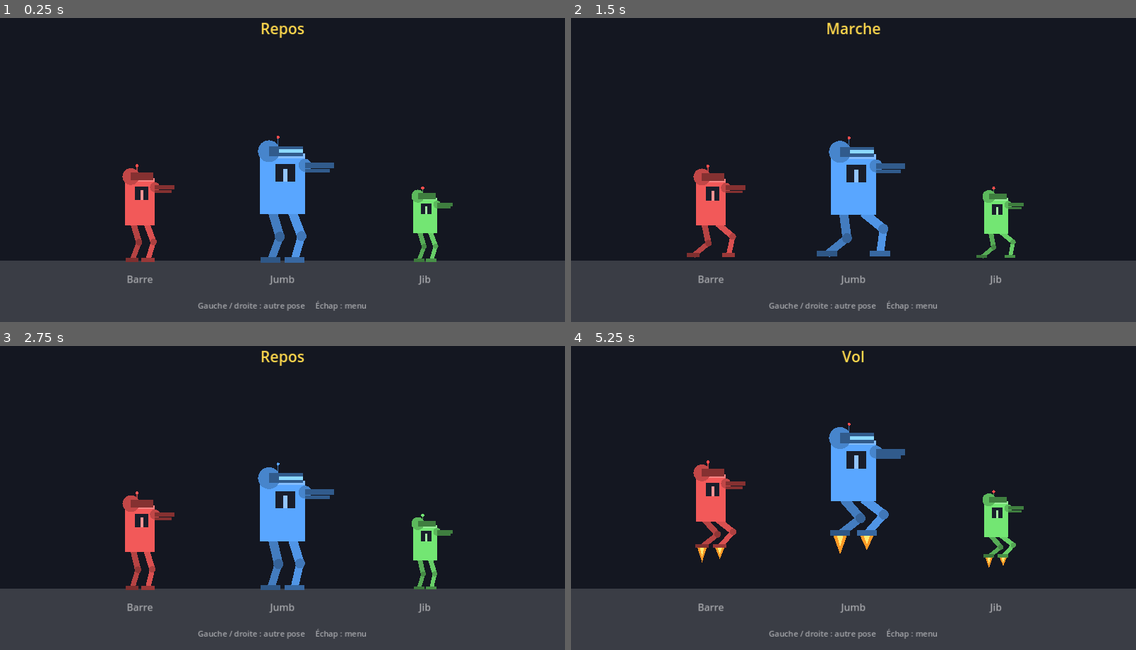
Above: before the commit, frames 1-4 (two rows, left to right).
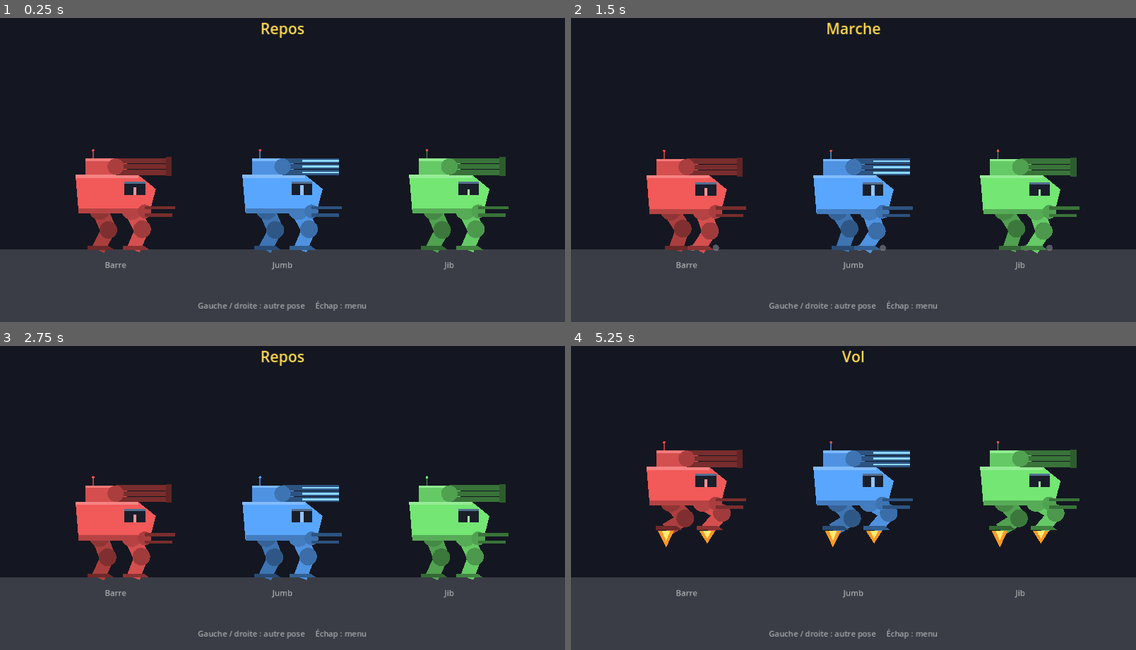
Above: after the commit, the same moments.

Repository: BBStain/jvtest
Game: Godot game, scene res://scenes/mecha_vitrine.tscn
The game is run twice, just before and just after one commit, with the same random seed, the same clock (stepped at 60 frames per second) and the same inputs. This scene is started directly instead of the project's main scene.
Inputs (mouse positions are in pixels of both pictures, inside the frame that each line leads up to):
- Up to frame 1 (0.25 s): no input
- Up to frame 2 (1.5 s): tap Enter at 0.5 s; move the mouse to (977, 148) at 0.52 s; hold Right (ui_right) 0.53-1.25 s; tap Delete at 0.6 s; click (977, 148) at 0.67 s; tap Space at 0.77 s; drag from (740, 179) to (825, 227) at 1.27 s
- Up to frame 3 (2.75 s): move the mouse to (339, 422) at 2.02 s; hold Left (ui_left) from 2.03 s (still down); tap R at 2.1 s
- Up to frame 4 (5.25 s): release Left (ui_left) at 2.75 s; drag from (825, 555) to (684, 443) at 2.77 s; move the mouse to (1023, 537) at 3.52 s; hold Right (ui_right) 3.53-4.25 s; tap C at 3.6 s; tap Space at 3.77 s; drag from (684, 443) to (768, 412) at 4.27 s; move the mouse to (881, 491) at 5.02 s; hold Right (ui_right) from 5.03 s (still down); tap Z at 5.1 s; click (881, 491) at 5.17 s

The runs differ from the first frame. In frame 1, 14% of the frame differs, in the area x 0-100%, y 38-88%; in frame 2, 14%; in frame 3, 14%; in frame 4, 15%, in the area x 0-100%, y 25-88%.

Commit message:
Mecha : un seul modèle pour tous, gros et lourd, tourelle à trois canons (style Juggernaut)
Co-Authored-By: Claude Opus 5.5 (1M context) <noreply@anthropic.com>
Claude-Session: https://claude.ai/code/session_01W7Y8qNSNXozGVHzTq9QEt7

Diff:
--- a/scripts/ville/mecha_showroom.gd
+++ b/scripts/ville/mecha_showroom.gd
@@ -1,7 +1,7 @@
 class_name MechaShowroom
 extends Node2D
-## La vitrine des mechas (étape 4 du plan : leur design). Les trois mechas (Barre, Jumb, Jib) côte à
-## côte font la même pose ; elle change toute seule toutes les POSE_TIME secondes.
+## La vitrine des mechas (étape 4 du plan : leur design). Le même mecha piloté par Barre, Jumb et Jib,
+## côte à côte, fait la même pose ; elle change toute seule toutes les POSE_TIME secondes.
 ## Gauche / droite (ou les flèches) : pose précédente / suivante. Échap ou B : retour au menu.
 ## Pour l'ouvrir : https://bbstain.github.io/jvtest/?vitrine
 
@@ -34,14 +34,14 @@
 	add_child(background)
 	var ground := ColorRect.new()
 	ground.color = Color("#3a3d45")
-	ground.position = Vector2(-1000, 0)
-	ground.size = Vector2(2000, 200)
+	ground.position = Vector2(-2000, 0)
+	ground.size = Vector2(4000, 400)
 	add_child(ground)
 	for i in GameSetup.CHARACTERS.size():
 		var mecha := MechaVisual.new()
 		mecha.stats = load(GameSetup.CHARACTERS[i]) as CharacterStats
 		mecha.color = Game.PLAYER_COLORS[i]
-		mecha.position = Vector2((i - 1) * 380.0, 0.0)
+		mecha.position = Vector2((i - 1) * 540.0, 0.0)
 		mecha.heavy_weapon = "laser" if i == 1 else "roquette"
 		add_child(mecha)
 		mechas.append(mecha)
@@ -51,8 +51,8 @@
 		name_label.horizontal_alignment = HORIZONTAL_ALIGNMENT_CENTER
 		add_child(name_label)
 	var camera := Camera2D.new()
-	camera.position = Vector2(0, -260)
-	camera.zoom = Vector2.ONE * 0.85
+	camera.position = Vector2(0, -280)
+	camera.zoom = Vector2.ONE * 0.7
 	add_child(camera)
 	camera.make_current()
 	var hud := CanvasLayer.new()
--- a/scripts/ville/mecha_visual.gd
+++ b/scripts/ville/mecha_visual.gd
@@ -1,21 +1,27 @@
 class_name MechaVisual
 extends Node2D
 ## Le dessin du mecha de la Ville (étape 4 du plan : son design, pas encore jouable).
-## Un mecha bipède 4 fois plus grand que son pilote : un corps dans la couleur du joueur, un cockpit
-## où l'on voit le pilote, deux jambes articulées, une arme de chaque côté qui vise (la rafale sur
-## l'épaule de devant, l'arme lourde posée sur celle de derrière) et des réacteurs sous les pieds.
+## Le même mecha pour tout le monde, inspiré du Juggernaut de Command & Conquer 3 : une grosse coque
+## blindée dans la couleur du joueur, posée sur deux jambes épaisses, avec une tourelle à TROIS
+## canons sur le dos (l'arme lourde : roquettes ou laser) et une petite mitrailleuse sous le nez (la
+## rafale). On voit le pilote dans la vitre du cockpit. Des réacteurs sous les pieds pour voler.
+## Gros et lourd mais vif : des pas rapides, et chaque pied écrase le sol (le corps s'enfonce, poussière).
 ## Tout est dessiné avec des formes simples (une forme + une couleur par chose).
 ## La position du nœud est entre les deux pieds, au sol.
 
 enum Pose { IDLE, WALK, FLY, SHOOT, HEAVY, WORN, LAND, EXPLODE }
 
-const SCALE := 4.0                    ## le mecha fait 4 fois la taille de son pilote
+const SIZE := Vector2(260, 330)       ## largeur de la coque, hauteur totale (pieds au sommet de la tourelle)
 const LAND_TIME := 0.7                ## chute du ciel...
 const SHOCKWAVE_TIME := 0.5           ## ... puis onde de choc
 const SHOCKWAVE_RADIUS := 300.0
 const EXPLODE_TIME := 1.2
-
-var stats: CharacterStats
+const HEAVY_CYCLE := 1.6              ## pose « tir lourd » : charge 1 s puis les 3 canons tirent l'un après l'autre
+const HEAVY_CHARGE := 1.0
+const BARRELS := 3
+const STEP_SPEED := 6.5              ## vitesse des pas (marche)
+
+var stats: CharacterStats             ## le pilote (sa taille dans le cockpit)
 var color := Color(0.95, 0.35, 0.35)
 var pose := Pose.IDLE
 var facing := 1.0                     ## 1 = regarde à droite
@@ -26,10 +32,9 @@
 var _time := 0.0
 
 
-## Largeur et hauteur du mecha (pieds compris), d'après la taille de son pilote.
+## Largeur et hauteur du mecha (pieds compris) : la même pour tous les pilotes.
 func mecha_size() -> Vector2:
-	var body := stats.body_size if stats != null else Vector2(20, 60)
-	return body * SCALE
+	return SIZE
 
 
 func set_pose(value: Pose) -> void:
@@ -44,9 +49,8 @@
 
 
 func _draw() -> void:
-	var s := mecha_size()
-	var w := s.x
-	var h := s.y
+	var w := SIZE.x
+	var h := SIZE.y
 	if pose == Pose.EXPLODE:
 		_draw_explosion(w, h)
 		return
@@ -58,8 +62,11 @@
 		Pose.IDLE, Pose.SHOOT, Pose.HEAVY, Pose.WORN:
 			bob = sin(_time * 2.0) * h * 0.008
 		Pose.WALK:
-			stride = sin(_time * 5.0)
-			bob = absf(cos(_time * 5.0)) * h * 0.025
+			stride = sin(_time * STEP_SPEED)
+			# Juste après chaque pas, le corps s'enfonce d'un coup puis remonte : ça pèse lourd
+			var since_step := fmod(_time * STEP_SPEED, PI) / PI
+			bob = h * 0.04 * maxf(0.0, 1.0 - since_step * 4.0) - h * 0.015
+			_draw_stomp(since_step, -signf(stride) * facing * w * 0.22)
 		Pose.FLY:
 			lift = h * 0.35 + sin(_time * 3.0) * h * 0.03
 			tuck = 0.6
@@ -69,46 +76,53 @@
 			tuck = 0.4 * (1.0 - k)
 			if pose_time >= LAND_TIME:
 				_draw_shockwave(pose_time - LAND_TIME)
-				bob = -h * 0.04 * maxf(0.0, 1.0 - (pose_time - LAND_TIME) * 5.0)  # s'écrase un peu
-	var hip_y := -h * 0.42 - lift + bob
+				bob = -h * 0.05 * maxf(0.0, 1.0 - (pose_time - LAND_TIME) * 5.0)  # s'écrase un peu
+	var hip_y := -h * 0.4 - lift + bob
 	var body := color.darkened(wear * 0.35)
-	# Les jambes (celle de derrière plus sombre), avec la flamme des réacteurs en vol
+	# Les jambes, épaisses (celle de derrière plus sombre), avec la flamme des réacteurs en vol
 	for side: float in [-1.0, 1.0]:
 		var phase := stride * side
-		var hip := Vector2(side * w * 0.22, hip_y)
-		var foot := Vector2(side * w * 0.26 + phase * w * 0.35 * facing, -lift + bob * 0.2)
+		var hip := Vector2(side * w * 0.2, hip_y)
+		var foot := Vector2(side * w * 0.22 + phase * w * 0.25 * facing, -lift + bob * 0.2)
 		foot.y -= maxf(0.0, phase * facing * side) * h * 0.06 if pose == Pose.WALK else 0.0
-		foot = foot.lerp(hip + Vector2(side * w * 0.1, h * 0.22), tuck)
+		foot = foot.lerp(hip + Vector2(side * w * 0.08, h * 0.2), tuck)
 		var knee := _knee(hip, foot, h * 0.22)
-		var leg := body.darkened(0.25 if side * facing < 0.0 else 0.1)
+		var leg := body.darkened(0.3 if side * facing < 0.0 else 0.12)
 		draw_line(hip, knee, leg, w * 0.2)
 		draw_line(knee, foot, leg, w * 0.17)
-		draw_circle(knee, w * 0.11, leg.darkened(0.2))
-		draw_rect(Rect2(foot + Vector2(-w * 0.22, -h * 0.03), Vector2(w * 0.44, h * 0.045)), leg.darkened(0.3))
+		draw_circle(hip, w * 0.13, leg.darkened(0.15))
+		draw_circle(knee, w * 0.11, leg.darkened(0.25))
+		# Le pied : large et plat, un orteil devant
+		draw_rect(Rect2(foot + Vector2(-w * 0.13, -h * 0.04), Vector2(w * 0.26, h * 0.04)), leg.darkened(0.35))
+		draw_colored_polygon(PackedVector2Array([foot + Vector2(facing * w * 0.13, -h * 0.04),
+			foot + Vector2(facing * w * 0.2, 0.0), foot + Vector2(facing * w * 0.13, 0.0)]), leg.darkened(0.35))
 		if pose == Pose.FLY or (pose == Pose.LAND and pose_time < LAND_TIME):
 			var flame := h * 0.16 * (0.85 + 0.15 * sin(_time * 40.0 + side))
-			var base := foot + Vector2(0.0, h * 0.015)
-			draw_colored_polygon(PackedVector2Array([base + Vector2(-w * 0.15, 0.0), base + Vector2(w * 0.15, 0.0),
+			var base := foot + Vector2(0.0, h * 0.01)
+			draw_colored_polygon(PackedVector2Array([base + Vector2(-w * 0.1, 0.0), base + Vector2(w * 0.1, 0.0),
 				base + Vector2(0.0, flame)]), Color(1.0, 0.6, 0.15))
-			draw_colored_polygon(PackedVector2Array([base + Vector2(-w * 0.07, 0.0), base + Vector2(w * 0.07, 0.0),
+			draw_colored_polygon(PackedVector2Array([base + Vector2(-w * 0.05, 0.0), base + Vector2(w * 0.05, 0.0),
 				base + Vector2(0.0, flame * 0.6)]), Color(1.0, 0.92, 0.45))
-	var shoulder_y := hip_y - h * 0.4
-	# Le corps : un bloc, le cockpit (on voit le pilote), une petite tête avec une antenne
-	var torso := Rect2(Vector2(-w * 0.5, hip_y - h * 0.5), Vector2(w, h * 0.52))
-	draw_rect(torso, body)
-	draw_rect(Rect2(torso.position.x, torso.position.y, w, h * 0.04), body.lightened(0.25))
-	var cockpit := Rect2(Vector2(facing * w * 0.06 - w * 0.22, torso.position.y + h * 0.09), Vector2(w * 0.44, h * 0.15))
-	draw_rect(cockpit, Color(0.1, 0.12, 0.17))
-	var pilot := Vector2(w * 0.09, h * 0.11)
-	draw_rect(Rect2(cockpit.get_center() - pilot / 2.0 + Vector2(0.0, h * 0.02), pilot), color.lightened(0.35))
-	draw_rect(Rect2(Vector2(-w * 0.16, torso.position.y - h * 0.06), Vector2(w * 0.32, h * 0.06)), body.darkened(0.15))
-	var antenna := Vector2(-facing * w * 0.1, torso.position.y - h * 0.06)
-	draw_line(antenna, antenna + Vector2(0.0, -h * 0.08), body.darkened(0.3), 3.0)
-	draw_circle(antenna + Vector2(0.0, -h * 0.08), 4.0, Color(1.0, 0.3, 0.3) if fmod(_time, 1.0) < 0.5 else body)
-	_draw_wear(torso)
-	# L'arme lourde, posée sur l'épaule de derrière (au-dessus du corps), puis la rafale sur celle de devant
-	_draw_weapon(Vector2(-facing * w * 0.3, torso.position.y - h * 0.02), true, body)
-	_draw_weapon(Vector2(facing * w * 0.5, shoulder_y), false, body)
+	# La coque : un gros bloc blindé, l'avant en pente (comme le Juggernaut)
+	var hull := Rect2(Vector2(-w * 0.5, hip_y - h * 0.34), Vector2(w, h * 0.38))
+	var f := facing
+	var top := hull.position.y
+	var bottom := hull.end.y
+	draw_colored_polygon(PackedVector2Array([
+		Vector2(-f * w * 0.5, top), Vector2(f * w * 0.28, top), Vector2(f * w * 0.5, top + h * 0.14),
+		Vector2(f * w * 0.42, bottom), Vector2(-f * w * 0.46, bottom)]), body)
+	draw_rect(Rect2(Vector2(-w * 0.5 if f > 0.0 else -w * 0.28, top), Vector2(w * 0.78, h * 0.03)), body.lightened(0.25))
+	draw_rect(Rect2(Vector2(-w * 0.46, bottom - h * 0.05), Vector2(w * 0.88, h * 0.05)), body.darkened(0.25))
+	# Le cockpit : une vitre à l'avant de la pente, on y voit le pilote (à sa taille)
+	var glass := Rect2(Vector2(f * w * 0.24 - w * 0.13, top + h * 0.07), Vector2(w * 0.26, h * 0.13))
+	draw_rect(glass, Color(0.1, 0.12, 0.17))
+	var pilot := (stats.body_size if stats != null else Vector2(20, 60)) * 0.42
+	draw_rect(Rect2(Vector2(glass.get_center().x - pilot.x / 2.0, glass.end.y - pilot.y), pilot), color.lightened(0.35))
+	draw_rect(Rect2(glass.position, Vector2(glass.size.x, h * 0.02)), Color(0.55, 0.75, 0.95, 0.5))
+	_draw_wear(hull)
+	# La mitrailleuse sous le nez, puis la tourelle à trois canons sur le dos
+	_draw_chin_gun(Vector2(f * w * 0.36, bottom - h * 0.02), body)
+	_draw_turret(Vector2(-f * w * 0.12, top), body)
 
 
 ## Le genou : entre la hanche et le pied, plié vers l'avant (deux os de longueur "bone").
@@ -123,32 +137,66 @@
 	return mid + out * bend
 
 
-## Une arme d'épaule : la rafale (fine, deux canons) ou l'arme lourde (roquette : gros tube ;
-## laser : tube fin et lumineux). Recul et éclair quand elle tire, lueur quand elle charge.
-func _draw_weapon(shoulder: Vector2, heavy: bool, body: Color) -> void:
-	var s := mecha_size()
-	var dir := Vector2(facing, 0.0).rotated(aim * facing)
-	var length := s.x * (0.75 if heavy else 0.65)
-	var thick := s.y * (0.085 if heavy else 0.05)
-	var firing := (pose == Pose.SHOOT and not heavy) or (pose == Pose.HEAVY and heavy and fmod(pose_time, 1.4) > 1.0)
-	var cycle := fmod(pose_time, 0.25 if not heavy else 1.4) - (0.0 if not heavy else 1.0)
-	var recoil := -dir * 10.0 * maxf(0.0, 1.0 - cycle * 10.0) if firing else Vector2.ZERO
-	var base := shoulder + recoil
-	var tip := base + dir * length
-	var metal := body.darkened(0.45)
-	draw_circle(shoulder, thick * 1.1, body.darkened(0.2))
-	draw_line(base, tip, metal, thick)
-	if heavy and heavy_weapon == "laser":
-		draw_line(base + dir * length * 0.3, tip, Color(0.55, 0.85, 1.0), thick * 0.35)
-	elif not heavy:
-		var side := Vector2(-dir.y, dir.x) * thick * 0.9
-		draw_line(base + side, tip + side - dir * length * 0.15, metal, thick * 0.6)
-	if heavy and pose == Pose.HEAVY and fmod(pose_time, 1.4) <= 1.0:
-		var charge := fmod(pose_time, 1.4)
-		var glow := Color(0.55, 0.85, 1.0) if heavy_weapon == "laser" else Color(1.0, 0.6, 0.2)
-		draw_circle(tip, thick * (0.4 + charge), Color(glow, 0.35 + 0.4 * charge))
-	if firing and cycle < 0.07:
-		draw_circle(tip + dir * thick, thick * 1.2, Color(1.0, 0.9, 0.5))
+## La direction des armes (devant le mecha, tournée de "aim").
+func _aim_dir() -> Vector2:
+	return Vector2(facing, 0.0).rotated(aim * facing)
+
+
+## La rafale : une petite mitrailleuse à deux canons sous le nez, qui recule et crache à chaque tir.
+func _draw_chin_gun(mount: Vector2, body: Color) -> void:
+	var dir := _aim_dir()
+	var length := SIZE.x * 0.38
+	var thick := SIZE.y * 0.045
+	var cycle := fmod(pose_time, 0.2)
+	var firing := pose == Pose.SHOOT
+	var base := mount - (dir * 8.0 * maxf(0.0, 1.0 - cycle * 10.0) if firing else Vector2.ZERO)
+	var side := Vector2(-dir.y, dir.x) * thick * 0.8
+	var metal := body.darkened(0.5)
+	draw_circle(mount, thick * 1.5, body.darkened(0.3))
+	draw_line(base - side, base - side + dir * length, metal, thick * 0.7)
+	draw_line(base + side, base + side + dir * length * 0.9, metal, thick * 0.7)
+	if firing and cycle < 0.06:
+		draw_circle(base + dir * (length + thick), thick * 1.4, Color(1.0, 0.9, 0.5))
+
+
+## L'arme lourde : une tourelle sur le dos, avec TROIS gros canons l'un au-dessus de l'autre.
+## Roquettes : bouches larges ; laser : un cœur bleu lumineux dans chaque canon. En pose « tir lourd »,
+## les canons chargent (lueur) puis tirent l'un après l'autre, chacun avec son recul.
+func _draw_turret(base: Vector2, body: Color) -> void:
+	var w := SIZE.x
+	var h := SIZE.y
+	var dir := _aim_dir()
+	var up := Vector2(dir.y, -dir.x) * facing   # perpendiculaire, vers le haut
+	var turret := Rect2(base + Vector2(-w * 0.26, -h * 0.16), Vector2(w * 0.52, h * 0.16))
+	draw_rect(turret, body.darkened(0.12))
+	draw_rect(Rect2(turret.position, Vector2(turret.size.x, h * 0.025)), body.lightened(0.2))
+	var pivot := turret.get_center() + Vector2(facing * w * 0.12, 0.0)
+	var laser := heavy_weapon == "laser"
+	var glow := Color(0.55, 0.85, 1.0) if laser else Color(1.0, 0.6, 0.2)
+	var length := w * 0.7
+	var thick := h * 0.05
+	var t := fmod(pose_time, HEAVY_CYCLE)
+	var charging := pose == Pose.HEAVY and t < HEAVY_CHARGE
+	for i in BARRELS:
+		var offset := up * thick * 1.15 * (i - 1)
+		var shot_t := t - HEAVY_CHARGE - i * 0.12   # chaque canon tire 0.12 s après le précédent
+		var recoil := 12.0 * maxf(0.0, 1.0 - shot_t * 6.0) if pose == Pose.HEAVY and shot_t >= 0.0 else 0.0
+		var start := pivot + offset - dir * recoil
+		var tip := start + dir * length
+		draw_line(start, tip, body.darkened(0.5), thick)
+		if laser:
+			draw_line(start + dir * length * 0.35, tip, glow, thick * 0.35)
+		else:
+			draw_line(tip - dir * thick * 1.2, tip, body.darkened(0.6), thick * 1.35)   # la bouche
+		if charging:
+			draw_circle(tip, thick * (0.3 + 0.7 * t / HEAVY_CHARGE), Color(glow, 0.35 + 0.4 * t / HEAVY_CHARGE))
+		if pose == Pose.HEAVY and shot_t >= 0.0 and shot_t < 0.08:
+			draw_circle(tip + dir * thick, thick * 1.8, Color(1.0, 0.9, 0.5) if not laser else glow.lightened(0.4))
+	draw_circle(pivot, h * 0.08, body.darkened(0.3))
+	# L'antenne à l'arrière de la tourelle
+	var antenna := Vector2(turret.get_center().x - facing * w * 0.16, turret.position.y)
+	draw_line(antenna, antenna + Vector2(0.0, -h * 0.08), body.darkened(0.3), 3.0)
+	draw_circle(antenna + Vector2(0.0, -h * 0.08), 4.0, Color(1.0, 0.3, 0.3) if fmod(_time, 1.0) < 0.5 else body)
 
 
 ## L'usure : des fissures de plus en plus nombreuses, puis des étincelles et de la fumée.
@@ -178,6 +226,15 @@
 				draw_line(spark, spark + d * 14.0, Color(1.0, 0.9, 0.4), 2.0)
 
 
+## La poussière d'un pas qui écrase le sol, sous le pied qui vient de se poser (x).
+func _draw_stomp(k: float, x: float) -> void:
+	if k > 0.35:
+		return
+	var t := k / 0.35
+	for side: float in [-1.0, 1.0]:
+		draw_circle(Vector2(x + side * SIZE.x * (0.1 + 0.15 * t), -6.0), 6.0 + 14.0 * t, Color(0.75, 0.75, 0.8, 0.55 * (1.0 - t)))
+
+
 ## L'arrivée du ciel : une onde de choc au sol qui s'étend jusqu'à SHOCKWAVE_RADIUS.
 func _draw_shockwave(t: float) -> void:
 	if t > SHOCKWAVE_TIME:
--- a/tests/sim_test.gd
+++ b/tests/sim_test.gd
@@ -1107,15 +1107,15 @@
 			game.fighters[1].global_position = Vector2(place[2], -300.0)
 			await step(120)
 			await shot(place[0])
-	# Ville : la vitrine des mechas (design) montre les 3 mechas dans chaque pose, à la taille de leur pilote
+	# Ville : la vitrine des mechas (design) montre le même mecha avec chaque pilote, dans chaque pose
 	game.queue_free()
 	game = null
 	var showroom := (load(MechaShowroom.SCENE) as PackedScene).instantiate() as MechaShowroom
 	add_child(showroom)
 	await step(2)
 	var sizes_ok := showroom.mechas.size() == GameSetup.CHARACTERS.size() and showroom.mechas.all(
-		func(m: MechaVisual) -> bool: return m.mecha_size() == m.stats.body_size * MechaVisual.SCALE)
-	check(sizes_ok, "Ville : vitrine, un mecha par perso, 4 fois la taille de son pilote")
+		func(m: MechaVisual) -> bool: return m.mecha_size() == MechaVisual.SIZE)
+	check(sizes_ok, "Ville : vitrine, un mecha par perso, le même pour tous")
 	for i in MechaShowroom.POSE_NAMES.size():
 		showroom.show_pose(i)
 		await step(50 if i != MechaVisual.Pose.LAND else 60)
